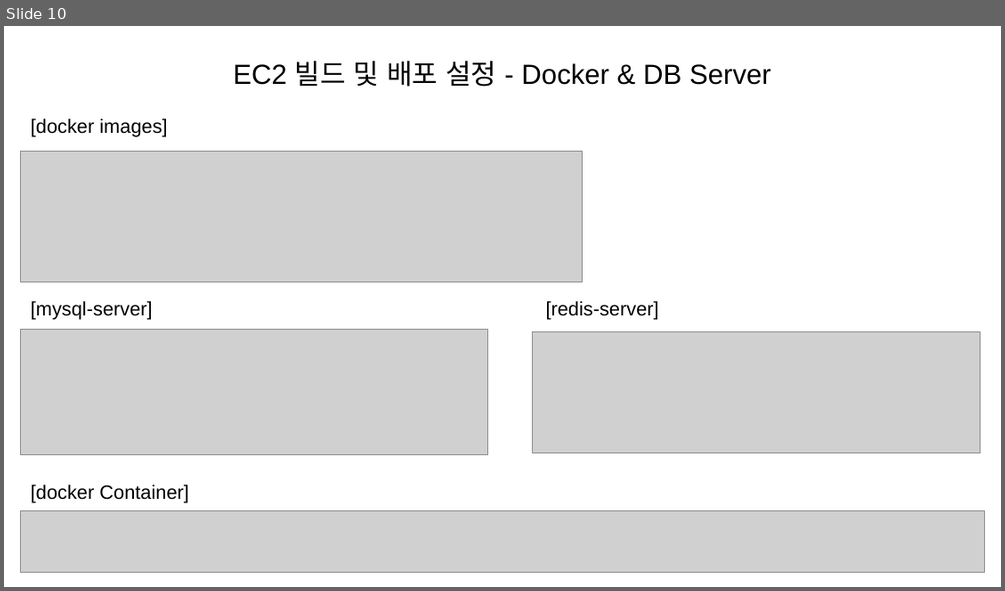
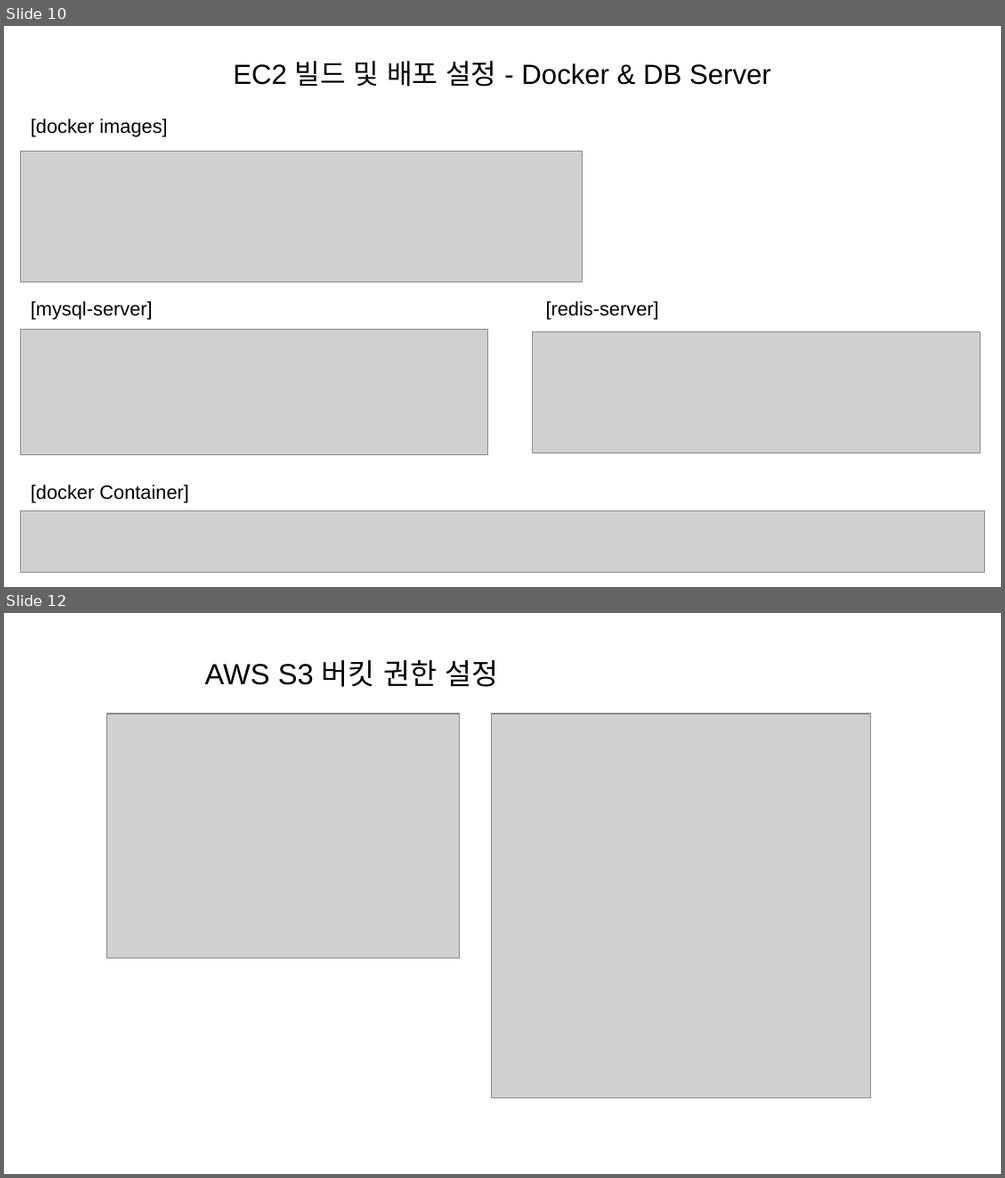
Before and after one commit to dana4056/MODAC, a slide deck: exec/MODAC_포팅매뉴얼.pptx. Shown one above the other, each under a label of ours: slide 10 before the commit, slides 10 and 12 after it; the slides between them are not shown. The pictures are 1005x591 and 1005x1178 pixels, drawn with LibreOffice and Linux fonts; fonts in the diff are those of the drawing; grey boxes stand for pictures. Boxes give left, top, right and bottom in pixels: in the first picture for what was removed or moved away, otherwise in the second. Text is boxed around its words. In the diff, an @@ line names an element or a change of style, - is before the commit and + after.

```diff
--- a/exec/MODAC_포팅매뉴얼.pptx
+++ b/exec/MODAC_포팅매뉴얼.pptx
@@ slide 12 added at box(4, 613, 1001, 1174), background #FFFFFF @@
@@ text added at box(205, 660, 498, 687), 21 pt, text #000000 @@
+AWS S3 버킷 권한 설정
@@ picture added at box(106, 714, 459, 958) @@
@@ picture added at box(492, 714, 871, 1097) @@
```
Also in this commit, not shown: 1 other slide added.
